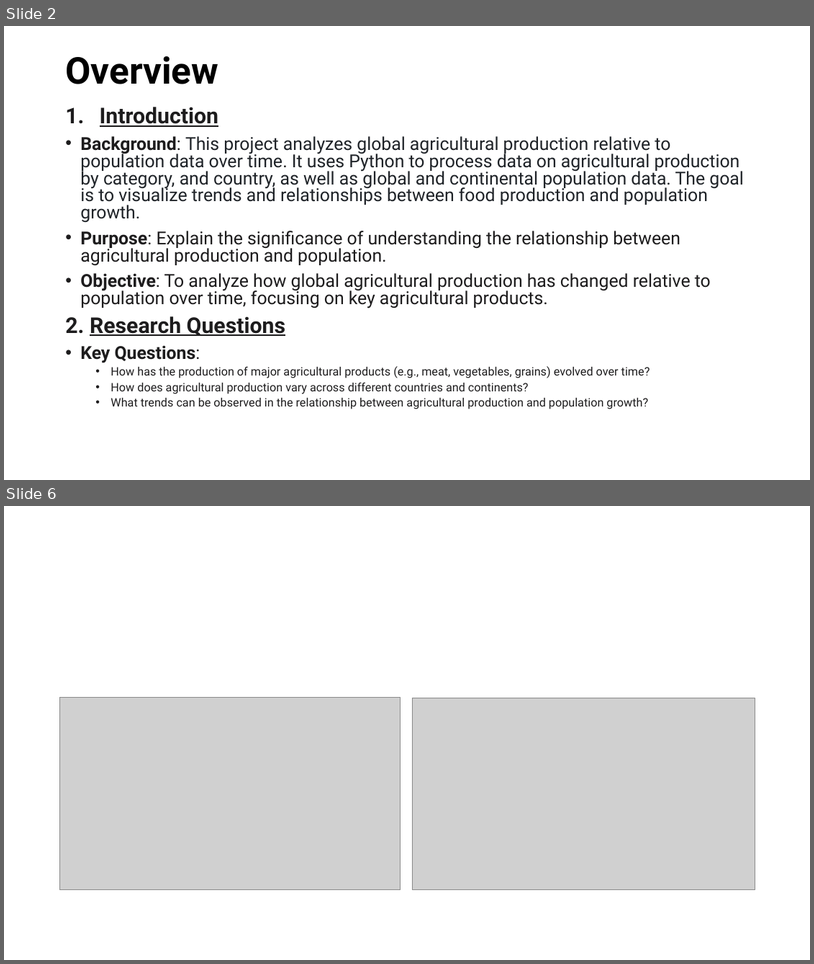
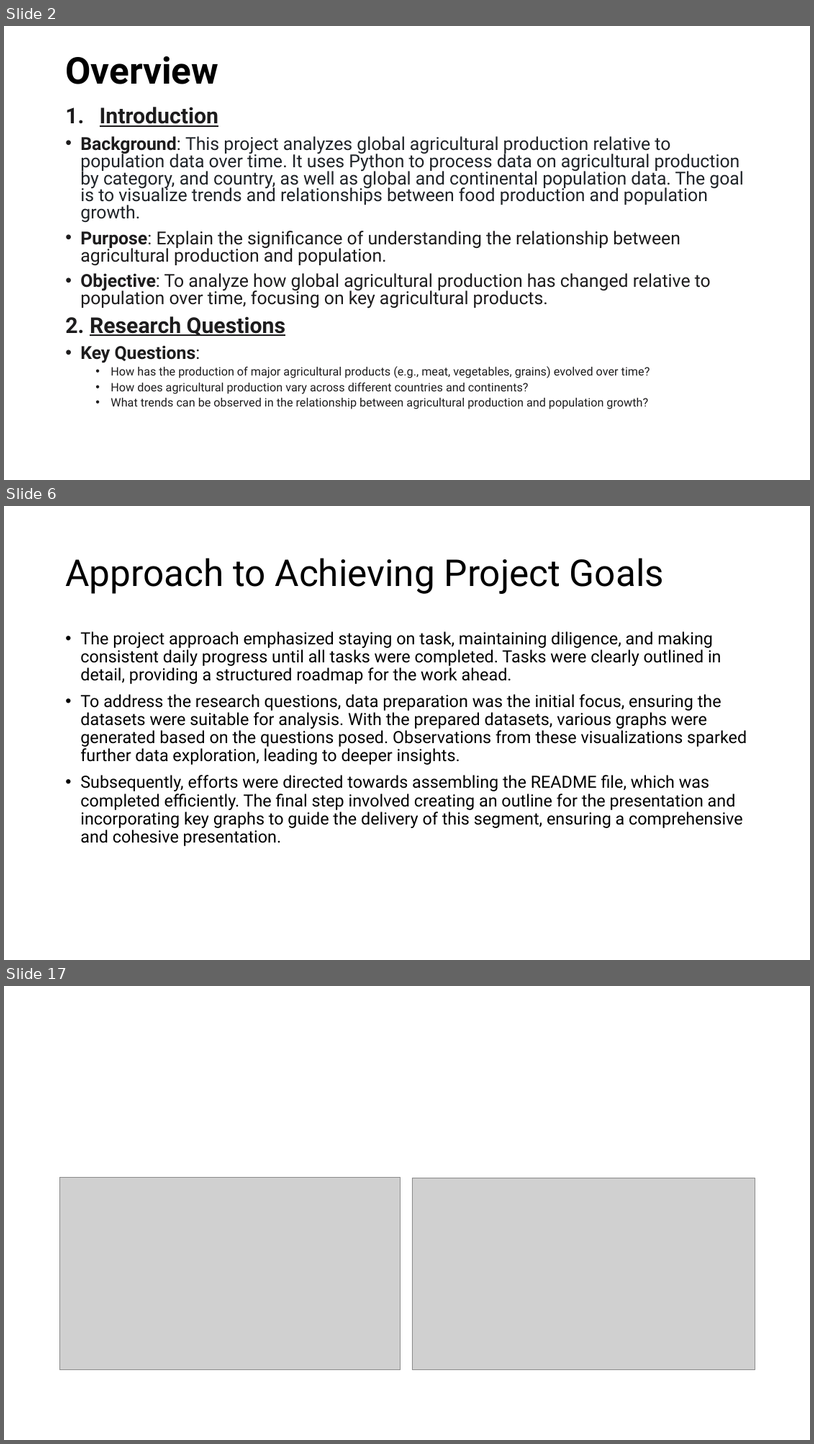
Before and after one commit to Corey-Holton/Project1, a slide deck: Working files/Group Project.pptx. Shown one above the other, each under a label of ours: slides 2 and 6 before the commit, slides 2, 6 and 17 after it; the slides between them are not shown. The pictures are 814x964 and 814x1444 pixels, drawn with LibreOffice and Linux fonts; fonts in the diff are those of the drawing; grey boxes stand for pictures. Boxes give left, top, right and bottom in pixels: in the first picture for what was removed or moved away, otherwise in the second. Text is boxed around its words. In the diff, an @@ line names an element or a change of style, - is before the commit and + after.

```diff
--- a/Working files/Group Project.pptx
+++ b/Working files/Group Project.pptx
@@ slide 6 added at (4,506,810,960), background #FFFFFF @@
@@ title added at (65,558,664,594), 44 pt, text #000000 @@
+Approach to Achieving Project Goals
@@ text added at (80,631,747,846), 20 pt, text #000000 @@
+• The project approach emphasized staying on task, maintaining diligence, and making consistent daily progress until all tasks were completed. Tasks were clearly outlined in detail, providing a structured roadmap for the work ahead.
+• To address the research questions, data preparation was the initial focus, ensuring the datasets were suitable for analysis. With the prepared datasets, various graphs were generated based on the questions posed. Observations from these visualizations sparked further data exploration, leading to deeper insights.
+• Subsequently, efforts were directed towards assembling the README file, which was completed efficiently. The final step involved creating an outline for the presentation and incorporating key graphs to guide the delivery of this segment, ensuring a comprehensive and cohesive presentation.
@@ what was slide 6 is now slide 17 @@
```
Also in this commit, not shown: 3 slides changed, 11 other slides added, 6 slides removed.
